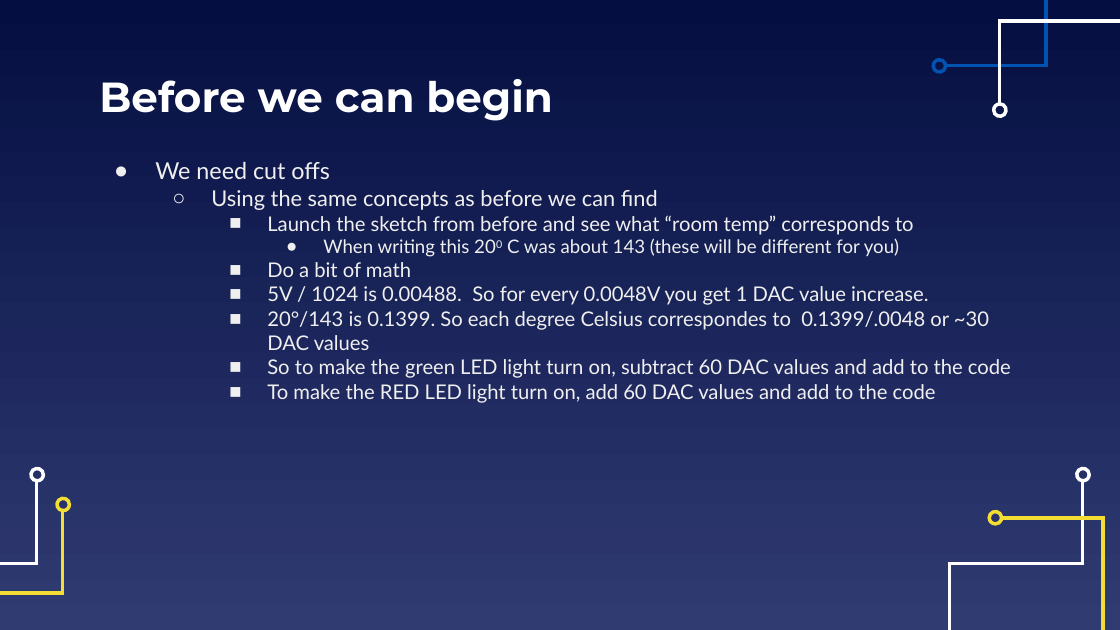
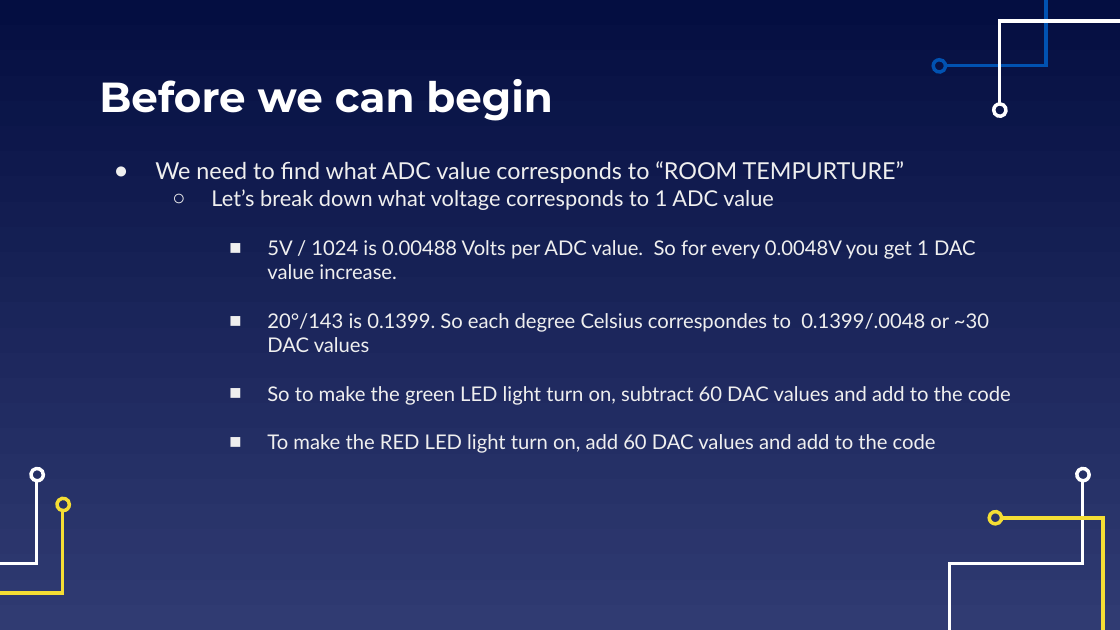
Before and after one commit to EELabMan/Arduino-2-Digital-Analog-Inputs, a slide deck: slide 30 of Arduino Workshop 2 Digital and Analog Inputs.pptx (slide 24 before the commit). Drawn at 1120x630 pixels with LibreOffice and Linux fonts; fonts in the diff are those of the drawing. Boxes give left, top, right and bottom in pixels: in the first picture for what was removed or moved away, otherwise in the second. Text is boxed around its words. In the diff, an @@ line names an element or a change of style, - is before the commit and + after.

```diff
--- a/Arduino Workshop 2 Digital and Analog Inputs.pptx
+++ b/Arduino Workshop 2 Digital and Analog Inputs.pptx
@@ text at (x1=155, y1=161, x2=976, y2=279): text changed @@
-● We need cut offs
-  ○ Using the same concepts as before we can find
-    ■ Launch the sketch from before and see what “room temp” corresponds to
-      ● When writing this 200 C was about 143 (these will be different for you)
-    ■ Do a bit of math
-    ■ 5V / 1024 is 0.00488. So for every 0.0048V you get 1 DAC value increase.
+● We need to find what ADC value corresponds to “ROOM TEMPURTURE”
+  ○ Let’s break down what voltage corresponds to 1 ADC value
+    ■ 5V / 1024 is 0.00488 Volts per ADC value. So for every 0.0048V you get 1 DAC value increase.
```
Also in this commit, not shown: 14 other slides changed, 15 slides added, 6 slides removed, 2 other files.
